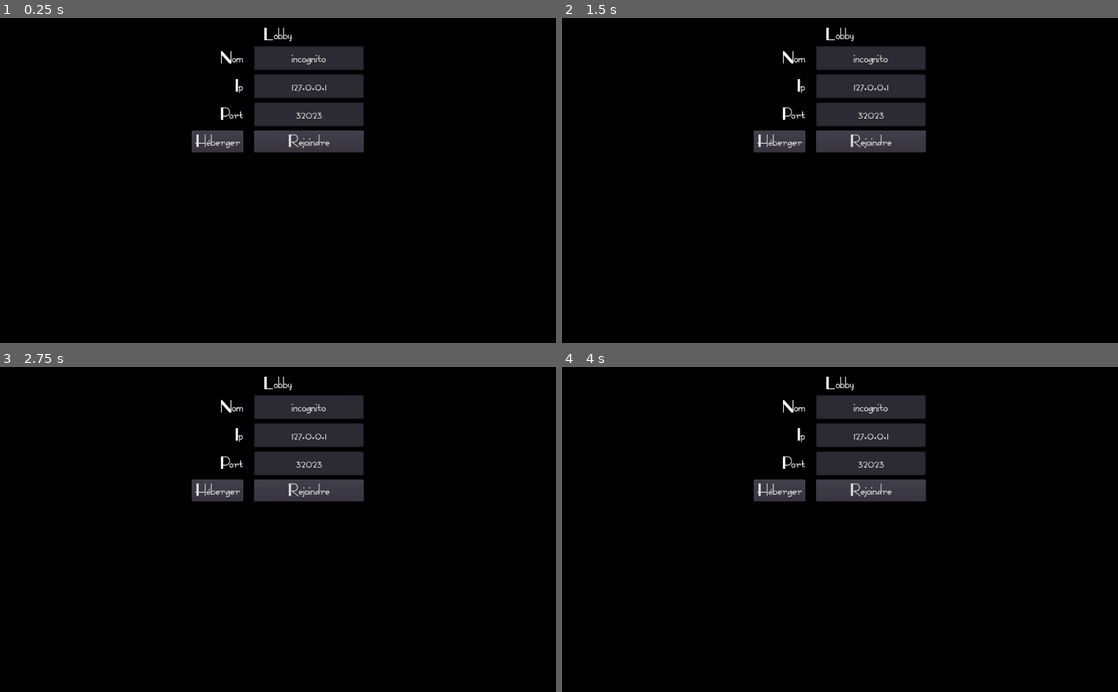
Above: before the commit, frames 1-4 (two rows, left to right).
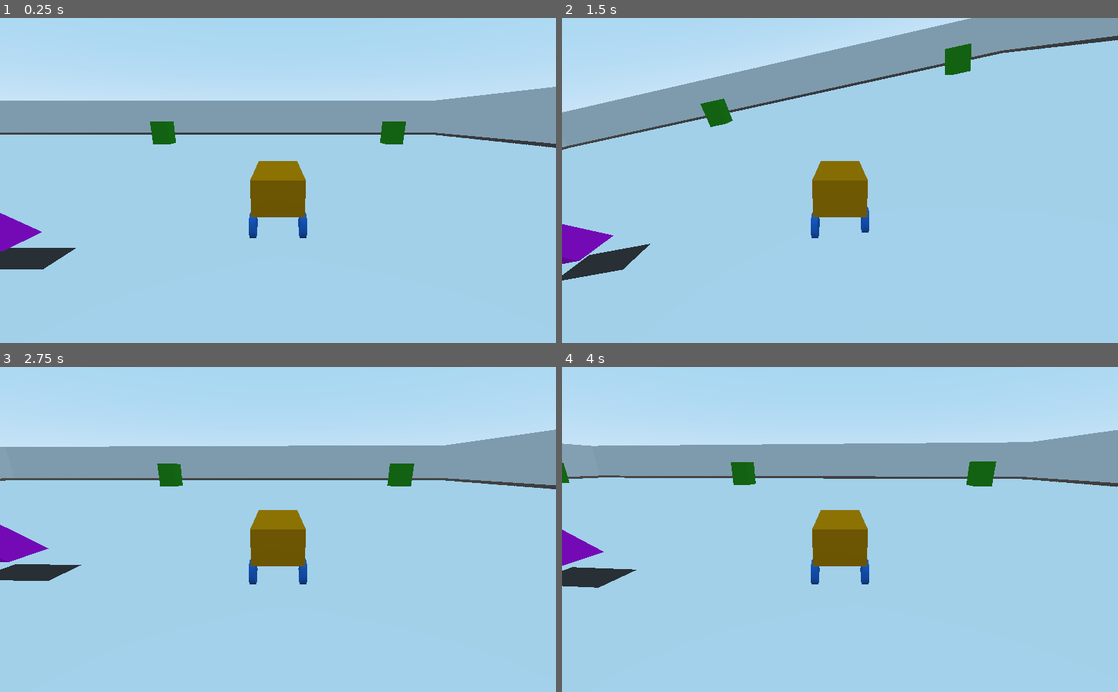
Above: after the commit, the same moments.

Repository: NervousTic/VaisseauVeloce
Game: Godot game, scene res://World/World.tscn
Same seed, same stepped clock (60 frames per second), same inputs: the game is played once before the commit and once after it. Before the commit the project starts from res://Lobby/Lobby.tscn.
Inputs:
- Up to frame 1 (0.25 s): no input
- Up to frame 2 (1.5 s): hold D (steer_right) 0.53-1.28 s; hold S (back) from 1.28 s (still down)
- Up to frame 3 (2.75 s): release S (back) at 2.03 s; hold D (steer_right) from 2.03 s (still down)
- Up to frame 4 (4 s): release D (steer_right) at 2.78 s; hold Z (forward) 2.78-3.53 s; hold Q (steer_left) from 3.53 s (still down)

The runs differ from the first frame. In frame 1, 100% of the frame differs, in the area x 0-100%, y 0-100%; in frame 2, 100%; in frame 3, 100%; in frame 4, 100%.

Commit message:
Ajustement des roues
Ajustements des réglages des roues pour une meilleure tenue de route.

Diff:
--- a/Player/Player.gd
+++ b/Player/Player.gd
@@ -5,6 +5,7 @@
 
 const MAX_ENGINE_FORCE = 175
 const MAX_BRAKE_FORCE = 10
+const MAX_SPEED = 30
 
 #direction des roues
 var steer_target = 0.0
@@ -48,10 +49,11 @@
 	var forward = Input.get_action_strength("forward")
 	var back = Input.get_action_strength("back")
 
-	if forward:
-		throttle_val = forward
-	elif back :
-		throttle_val = -back
+	if linear_velocity.length() < MAX_SPEED:
+		if forward:
+			throttle_val = forward
+		elif back :
+			throttle_val = -back
 
 	return throttle_val * MAX_ENGINE_FORCE
 
--- a/Player/Player.tscn
+++ b/Player/Player.tscn
@@ -26,52 +26,80 @@
 script = ExtResource( 1 )
 
 [node name="CollisionShape" type="CollisionShape" parent="."]
-transform = Transform( 1, 0, 0, 0, 1, 0, 0, 0, 1, 0, 1, 0 )
-shape = SubResource( 2 )
+transform = Transform( 1, 0, 0, 0, 1, 0, 0, 0, 1, 0, 1.14766, 0 )
+shape = SubResource( 1 )
 
 [node name="MeshInstance" type="MeshInstance" parent="."]
-transform = Transform( 1, 0, 0, 0, 1, 0, 0, 0, 1, 0, 1, 0 )
-mesh = SubResource( 1 )
+transform = Transform( 1, 0, 0, 0, 1, 0, 0, 0, 1, 0, 1.14766, 0 )
+mesh = SubResource( 3 )
 material/0 = null
 
 [node name="WheelFrontLeft" type="VehicleWheel" parent="."]
 editor/display_folded = true
-transform = Transform( 1, 0, 0, 0, 1, 0, 0, 0, 1, 0.995068, 0.220108, 1.30579 )
+transform = Transform( 1, 0, 0, 0, 1, 0, 0, 0, 1, 0.995068, 0.226297, 1.30579 )
 use_as_traction = true
 use_as_steering = true
+wheel_rest_length = 0.4
+wheel_friction_slip = 10.0
+suspension_travel = 0.4
+suspension_stiffness = 25.0
+suspension_max_force = 750.0
+damping_compression = 1.0
+damping_relaxation = 4.0
 
 [node name="MeshInstance" type="MeshInstance" parent="WheelFrontLeft"]
 transform = Transform( -4.37114e-008, -1, 0, 1, -4.37114e-008, 0, 0, 0, 1, 0, 0, 0 )
-mesh = SubResource( 3 )
+mesh = SubResource( 5 )
 material/0 = null
 
 [node name="WheelFrontRight" type="VehicleWheel" parent="."]
 editor/display_folded = true
-transform = Transform( 1, 0, 0, 0, 1, 0, 0, 0, 1, -0.995, 0.22, 1.30617 )
+transform = Transform( 1, 0, 0, 0, 1, 0, 0, 0, 1, -0.995, 0.226189, 1.30617 )
 use_as_traction = true
 use_as_steering = true
+wheel_rest_length = 0.4
+wheel_friction_slip = 10.0
+suspension_travel = 0.4
+suspension_stiffness = 25.0
+suspension_max_force = 750.0
+damping_compression = 1.0
+damping_relaxation = 4.0
 
 [node name="MeshInstance" type="MeshInstance" parent="WheelFrontRight"]
 transform = Transform( -4.37114e-008, -1, 0, 1, -4.37114e-008, 0, 0, 0, 1, 0, 0, 0 )
-mesh = SubResource( 3 )
+mesh = SubResource( 5 )
 material/0 = null
 
 [node name="WheelRearLeft" type="VehicleWheel" parent="."]
 editor/display_folded = true
-transform = Transform( 1, 0, 0, 0, 1, 0, 0, 0, 1, 0.995, 0.22, -1.4 )
+transform = Transform( 1, 0, 0, 0, 1, 0, 0, 0, 1, 0.995, 0.226189, -1.4 )
+wheel_rest_length = 0.4
+wheel_friction_slip = 5.0
+suspension_travel = 0.4
+suspension_stiffness = 25.0
+suspension_max_force = 750.0
+damping_compression = 1.0
+damping_relaxation = 4.0
 
 [node name="MeshInstance" type="MeshInstance" parent="WheelRearLeft"]
 transform = Transform( -4.37114e-008, -1, 0, 1, -4.37114e-008, 0, 0, 0, 1, 0, 0, 0 )
-mesh = SubResource( 3 )
+mesh = SubResource( 5 )
 material/0 = null
 
 [node name="WheelRearRight" type="VehicleWheel" parent="."]
 editor/display_folded = true
-transform = Transform( 1, 0, 0, 0, 1, 0, 0, 0, 1, -0.995, 0.22, -1.4 )
+transform = Transform( 1, 0, 0, 0, 1, 0, 0, 0, 1, -0.995, 0.226189, -1.4 )
+wheel_rest_length = 0.4
+wheel_friction_slip = 5.0
+suspension_travel = 0.4
+suspension_stiffness = 25.0
+suspension_max_force = 750.0
+damping_compression = 1.0
+damping_relaxation = 4.0
 
 [node name="MeshInstance" type="MeshInstance" parent="WheelRearRight"]
 transform = Transform( -4.37114e-008, -1, 0, 1, -4.37114e-008, 0, 0, 0, 1, 0, 0, 0 )
-mesh = SubResource( 3 )
+mesh = SubResource( 5 )
 material/0 = null
 
 [node name="Camera" type="Camera" parent="."]
--- a/project.godot
+++ b/project.godot
@@ -16,7 +16,7 @@
 [application]
 
 config/name="VaisseauVeloce"
-run/main_scene="res://Lobby/Lobby.tscn"
+run/main_scene="res://World/World.tscn"
 config/icon="res://icon.png"
 
 [autoload]
Not shown: 1 places in Player/Player.tscn that only renumber resources
